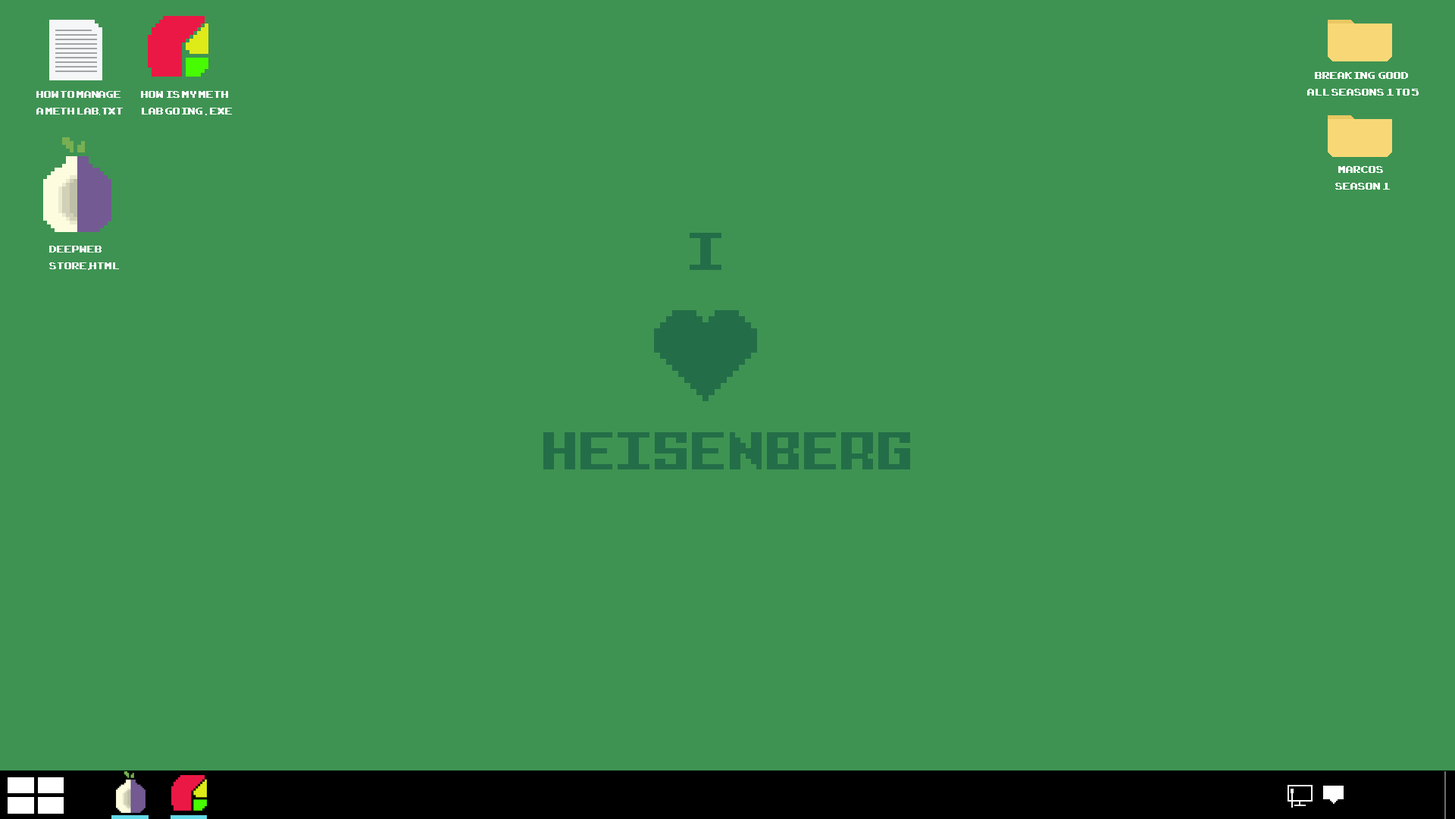
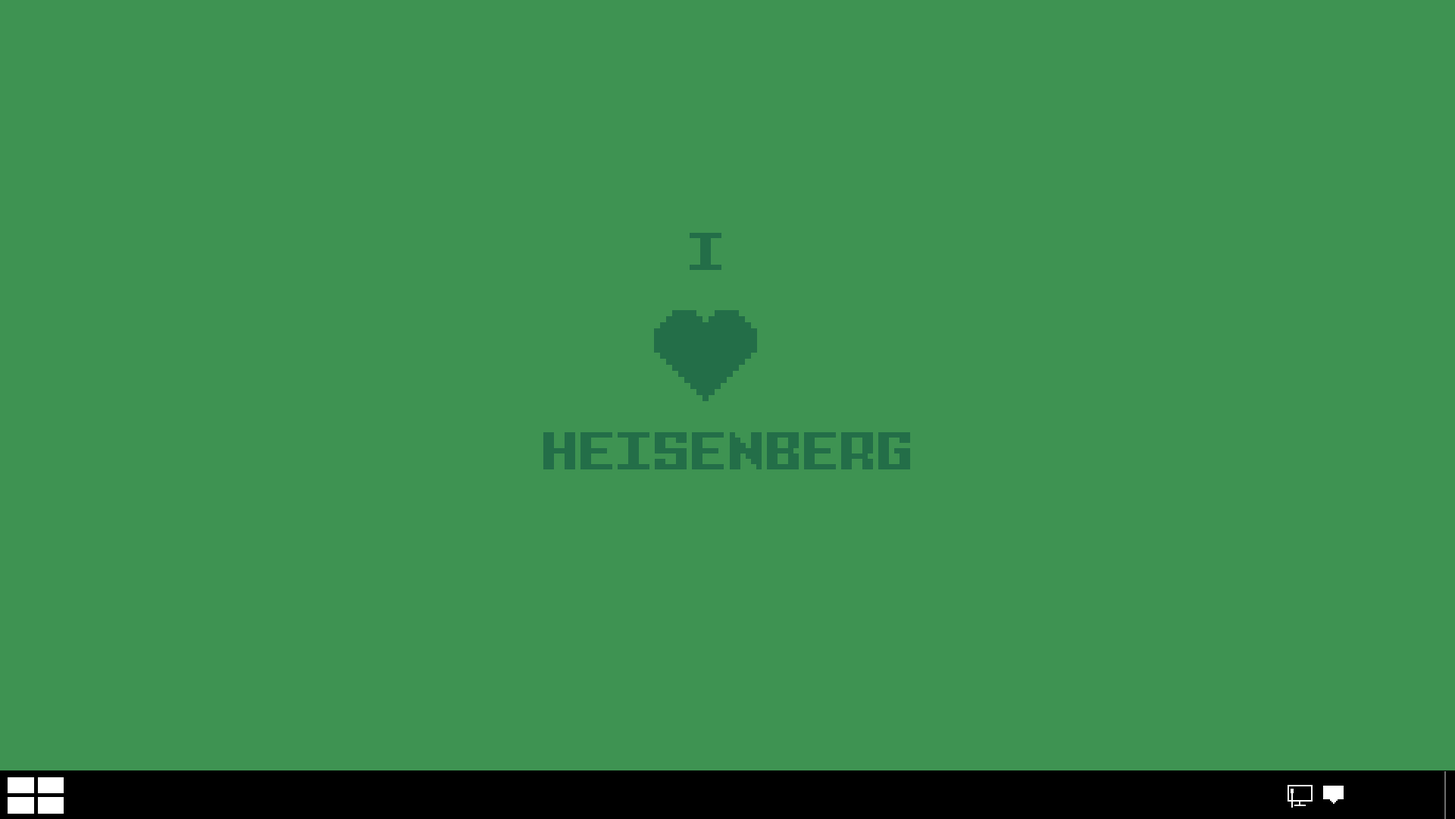
Layer changes from the first (1455, 819) image to the second:
hid "HOW IS MY METH LAB GOING . exe" over [140, 90, 232, 116]
hid "Layer 12 copy" over [170, 774, 207, 819]
hid "Layer 12" over [147, 15, 209, 77]
hid "Layer 8 copy" over [111, 770, 149, 819]
hid "How To Manage a Meth Lab.txt" over [36, 90, 123, 116]
hid "Layer 5" over [49, 19, 103, 81]
hid "BREAKING GOOD ALL SEASONS 1 to 5" over [1307, 72, 1419, 96]
hid "mARCOS SEASON 1" over [1335, 165, 1391, 190]
hid "c6a6ebcd1a2d9ecbd4311f8a4048c3c2 copy" over [1327, 115, 1393, 157]
hid "c6a6ebcd1a2d9ecbd4311f8a4048c3c2" over [1327, 19, 1393, 62]
renamed "deepweb store.html" to "deepweb store.onion", hid it, painted on it over [49, 245, 120, 270]
hid "Layer 8" over [43, 137, 112, 232]
